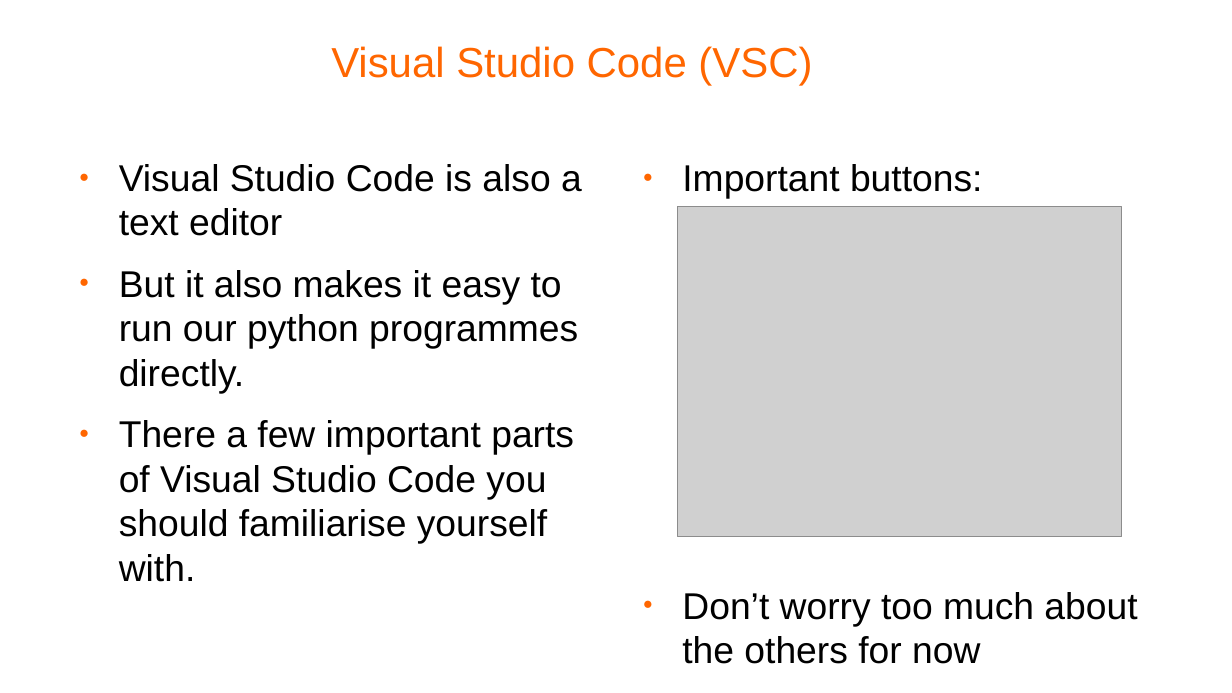
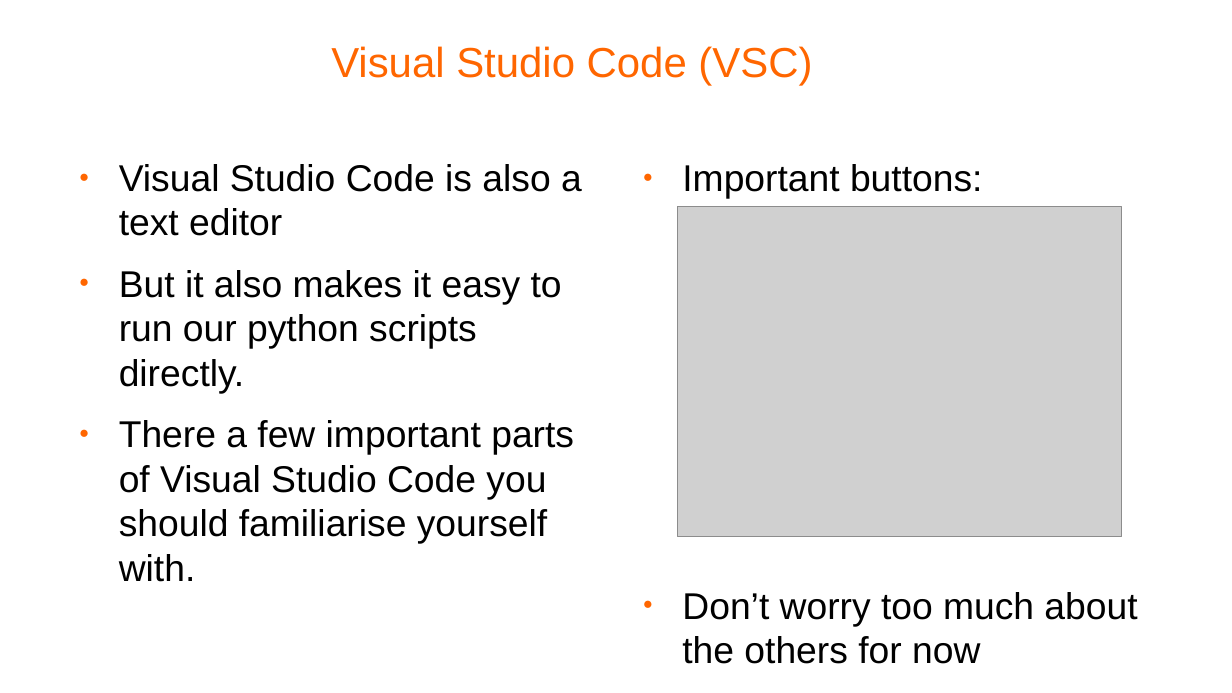
Before and after one commit to pellcorp/coding, a slide deck: slide 11 of docs/windows fundamentals.odp. Drawn at 1232x693 pixels with LibreOffice and Linux fonts; fonts in the diff are those of the drawing; grey boxes stand for pictures; background and template pictures are left out. Boxes give left, top, right and bottom in pixels: in the first picture for what was removed or moved away, otherwise in the second. Text is boxed around its words. In the diff, an @@ line names an element or a change of style, - is before the commit and + after.

```diff
--- a/docs/windows fundamentals.odp
+++ b/docs/windows fundamentals.odp
@@ text at [119, 270, 562, 394]: text changed @@
-● But it also makes it easy to run our python programmes directly.
+● But it also makes it easy to run our python scripts directly.
```
Also in this commit, not shown: 6 other slides changed, 1 other file.
